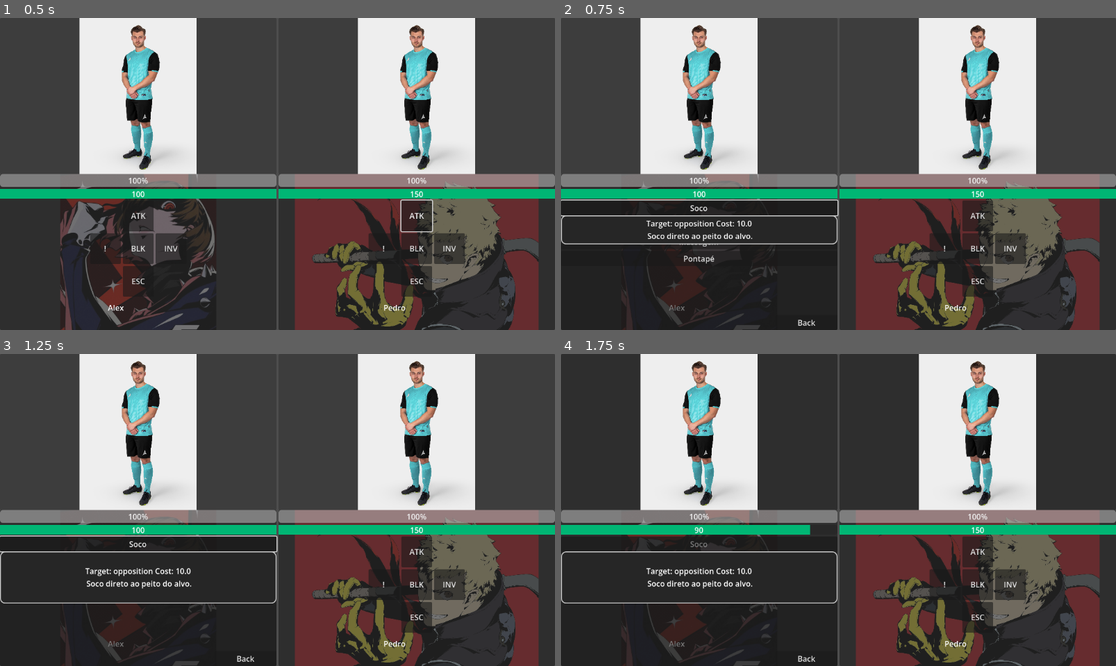
Above: before the commit, frames 1-4 (two rows, left to right).
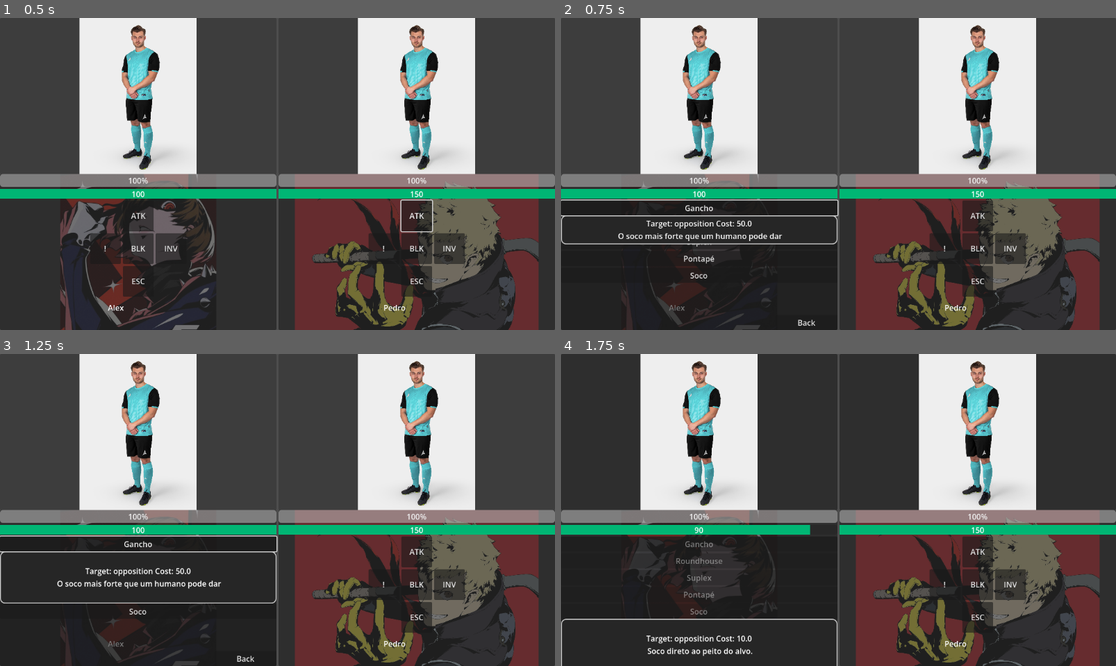
Above: after the commit, the same moments.

Repository: Dragvid/Derbi
Game: Godot game, scene res://GamePlayModules/Battle_screen/Battle_screen.tscn
Same seed, same stepped clock (60 frames per second), same inputs: the game is played once before the commit and once after it. This scene is started directly instead of the project's main scene.
Inputs:
- Up to frame 1 (0.5 s): no input
- Up to frame 2 (0.75 s): click "ATK" at 0.5 s
- Up to frame 3 (1.25 s): no input
- Up to frame 4 (1.75 s): click "Soco" at 1.25 s

Frame 1 is identical in both runs. In frame 2, 0.4% of the frame differs, in the area x 10-40%, y 59-84%; in frame 3, 0.5%; in frame 4, 1.9%, in the area x 0-50%, y 59-100%.

Commit message:
attack role validation

Diff:
--- a/GamePlayModules/Battle_screen/party_member_controls/party_member_controls.gd
+++ b/GamePlayModules/Battle_screen/party_member_controls/party_member_controls.gd
@@ -150,7 +150,8 @@
 		return
 	atk_list_node.get_parent().visible = true
 	option_keyboard.visible = false
-	atk_list_node.get_child(0).grab_focus()
+	if atk_list_node.get_child_count()>0:
+		atk_list_node.get_child(0).grab_focus()
 
 func _on_leave_atk_list_button_up() -> void:
 	battle_manager.clean_current_atk()
--- a/GamePlayModules/Battle_screen/scripts/battle_manager.gd
+++ b/GamePlayModules/Battle_screen/scripts/battle_manager.gd
@@ -1,193 +1,3 @@
-#extends Control
-#
-#@export var party_member_interface : PackedScene
-#@onready var enemies_box: HBoxContainer = $Enemies
-#
-#@onready var player_interface: HBoxContainer = $Player_interface
-#var party_info = AppInfo.party_info_json
-#var turn_player = true
-#var ally_pick:bool = false
-##attack processing
-#var current_attack : Dictionary = {
-	#"attacker"=null,
-	#"target"=null,
-	#"attack_name"=null
-#}
-#
-#var rng = RandomNumberGenerator.new()
-#
-#func _ready() -> void:
-	#load_party_members()
-	#load_enemies()
-#
-#func load_enemies(enemy_list=[]):
-	#if enemy_list.is_empty():#random encounter
-		#var enemy_roster = AppInfo.enemy_info_json.keys()
-		##random enemy number
-		#rng.randomize()
-		#var formation_size = rng.randi_range(1,4)
-		##pick formation
-		#for i in range(0, formation_size):
-			#var formation_unit = enemy_roster.pick_random()
-			##get the information and check if the scene is valid
-			#var unit_info = AppInfo.enemy_info_json[formation_unit]
-			##instance scene
-			#var unit_scene:Node = GeneralToolsStatic.instantiate_scene(unit_info.scene_path,enemies_box)
-			#unit_scene.button_up.connect(receive_current_attack_target_choice.bind(unit_scene))
-			#unit_scene.call_deferred("load_info",unit_info,self)
-	##else:#planned encounter
-		##pass
-#
-#func load_party_members():
-	#var cur_player_id = 1
-	#for member in AppInfo.party_members:
-		#if party_info.has(member):
-			#var member_data = party_info[member]
-			#var member_ui = GeneralToolsStatic.instantiate_scene(party_member_interface.resource_path,player_interface)
-			#member_ui.call_deferred("set_up_player", self, member_data, member,  cur_player_id)
-			#cur_player_id += 1
-#
-#func toggle_target_selection(target_is_oponent:bool=true, enter:bool=true):
-	#if current_attack.attack_name!=null:
-		#var atk_info = AppInfo.attack_info_json[current_attack.attack_name]
-		#match atk_info.target:
-			#"opposition":
-				#ally_pick = false
-				#target_is_oponent = true
-			#"ally":
-				#ally_pick = true
-				#target_is_oponent = false
-	#if target_is_oponent:
-		#for enemy in enemies_box.get_children():
-			#enemy.disabled = !enter
-	#else:
-		#for party_member in player_interface.get_children():
-			#party_member.pick_ally_mode(true)
-#
-#func check_turn_end():
-	#var turn_end = true
-	#var turn_group
-	#if turn_player:
-		#turn_group = get_active_party_members()
-	#else:
-		#turn_group = enemies_box.get_children()
-	#for member in turn_group:#check if it is the end of the turn
-		#if !member.state_current in [AppInfo.states.recovery,AppInfo.states.blocking]:
-			##print(member.name, " is blocking the turn change, it is in: ", member.state_current)
-			#turn_end = false
-	##print("turn_end: ",turn_end)
-	#if turn_end:
-		#change_turn()
-#func receive_current_attack(new_attacker,new_attack_name):
-	#current_attack.attacker = new_attacker
-	#current_attack.attack_name = new_attack_name
-#
-#func receive_current_attack_target_choice(target_unit):
-	## 1. Check if the dictionary is null or empty
-	#if current_attack == null or current_attack.is_empty():
-		##print("Warning: Attempted to set target, but current_attack is empty.")
-		#return # Stop the function here
-	## 2. Check for specific required keys to be safe
-	#if not current_attack.has("attacker") or not current_attack.has("attack_name"):
-		##print("Warning: current_attack is missing required keys.")
-		#return
-	## Proceed with logic safely
-	#current_attack.target = target_unit
-	#if current_attack.attacker != null and current_attack.attack_name != null:
-		#attack_process()
-	#if ally_pick:
-		#ally_pick = false
-		#for party_member in player_interface.get_children():
-			#party_member.pick_ally_mode(false)
-	#if turn_player:
-		#check_turn_end()
-##apply damage
-#func attack_process():
-	##get attack info
-	#var atk_info = AppInfo.attack_info_json[current_attack.attack_name]
-	##attack is possible
-	#if randi_range(0,100) < atk_info.hit_rate:
-		#var final_damage = atk_info.damage
-		#if randi_range(0,100) < atk_info.crit_rate:
-			#final_damage = final_damage * AppInfo.crit_multiplier
-		#current_attack.target.update_life(final_damage)
-	##else:
-		##print("Miss")
-	#if turn_player:
-		#current_attack.attacker.option_picked()
-	#clean_current_atk()
-#
-#func clean_current_atk():
-	#toggle_target_selection(true,false)
-	#current_attack.attacker = null
-	#current_attack.target = null
-	#current_attack.attack_name = null
-#
-#func change_turn():
-	#turn_player = !turn_player
-	#await get_tree().create_timer(1).timeout
-	#if !turn_player:
-		#enemy_turn()
-	#else:
-		#for party_member in player_interface.get_children():
-			#party_member.turn_reset()
-#
-#func enemy_turn():
-	#for enemy in enemies_box.get_children():
-		#enemy.state_current = AppInfo.states.idle
-	#for enemy in enemies_box.get_children():
-		#receive_current_attack(enemy,enemy.pick_attack())
-		#var valid_targets = get_active_party_members()
-		#receive_current_attack_target_choice(valid_targets.pick_random())
-		#await get_tree().create_timer(1).timeout
-	#change_turn()
-#
-#func get_active_party_members() -> Array:
-	#return player_interface.get_children().filter(
-		#func(member): return member.state_current != AppInfo.states.defeated
-	#)
-#
-#func is_action_pending() -> bool:
-	## If the dictionary is empty, there is definitely no action pending
-	#if current_attack.is_empty():
-		#return false
-	## We assume no action is pending until we find a non-null value
-	#for key in current_attack.keys():
-		#if current_attack[key] != null:
-			## We found data! That means an action is in progress.
-			##print("Pending action found in key: ", key)
-			#return true
-			#
-	#return false
-#
-#func run_away(escape_chance:float):
-	#if randf() < escape_chance:
-		##print("Run away.")
-		##escape to the combat to world scene
-		#call_deferred("Back_to_level")
-		#AppInfo.last_reason_to_return = AppInfo.reason_to_return.escape
-	#else:
-		#print("Escape failed.")
-#
-#func has_battle_ended():
-	##print("battle ended check")
-	#await get_tree().create_timer(1).timeout
-	#if enemies_box.get_children().size() == 0:
-		##print("Player wins")
-		##mantain the position
-		#AppInfo.Add_defeated_encounter()
-		#call_deferred("Back_to_level")
-		#AppInfo.last_reason_to_return = AppInfo.reason_to_return.win
-	#var active_party_members = get_active_party_members()
-	#if active_party_members.size()==0:
-		##print("Enemies won")
-		##clear the position
-		#call_deferred("Back_to_level")
-		#AppInfo.last_reason_to_return = AppInfo.reason_to_return.lose
-#
-#func Back_to_level():
-	#get_tree().change_scene_to_file(AppInfo.current_level)
-
 extends Control
 
 @export var party_member_interface : PackedScene
--- a/Ui/pause menu/party member costumization/scripts/party_customization_manager.gd
+++ b/Ui/pause menu/party member costumization/scripts/party_customization_manager.gd
@@ -69,5 +69,13 @@
 	Reload_module()
 
 func Equip_attack(target_attack):
+	var attack_info = AppInfo.attack_info_json[target_attack]
+	var character_info = AppInfo.party_info_json[chosen_character]
+
+	if attack_info.has("class"):
+		if attack_info["class"] != character_info["class"]:
+			#print(chosen_character, " can't equip ", target_attack, " (wrong class)")
+			return
+
 	AppInfo.Equip_attack(target_attack, chosen_character)
 	Reload_module()
--- a/resources/attack_list.json
+++ b/resources/attack_list.json
@@ -35,6 +35,7 @@
 		"target":"opposition",
 		"damage": -15,
 		"type":"grab",
+		"class":"tanque",
 		"cost":60,
 		"hit_rate": 100,
 		"crit_rate": 30,
@@ -49,13 +50,14 @@
 		"target":"opposition",
 		"damage": -15,
 		"type":"strike",
+		"class":"tanque",
 		"cost":50,
 		"hit_rate": 85,
 		"crit_rate": 30,
 		"price": 30,
 		"shop":["test"]
 	},
-	"gancho": {
+	"Gancho": {
 		"name": "Gancho",
 		"image_path": "",
 		"level_requirement": 4,
@@ -63,6 +65,7 @@
 		"target":"opposition",
 		"damage": -10,
 		"type":"strike",
+		"class":"tanque",
 		"cost":50,
 		"hit_rate": 65,
 		"crit_rate": 10,
@@ -77,6 +80,7 @@
 		"target":"ally",
 		"damage": 25,
 		"type":"Curar",
+		"class":"médico",
 		"cost":25,
 		"hit_rate": 100,
 		"crit_rate": 0,
--- a/resources/party_info.json
+++ b/resources/party_info.json
@@ -1,12 +1,13 @@
 {
 	"Alex": {
 		"attacks": [
-			"Soco",
 			"Gancho",
 			"Roundhouse",
-			"Massagem"
+			"Suplex",
+			"Pontapé"
 		],
 		"block_dmg_resistance": 0.5,
+		"class": "tanque",
 		"portrait_path": "res://Assets/partyMembers/9a9fc7af914fdca5831900671774cb09.jpg",
 		"stamina_recovery": 20.0,
 		"total_life": 150.0,
@@ -14,11 +15,12 @@
 	},
 	"Pedro": {
 		"attacks": [
-			"Soco",
-			"Suplex",
-			"Massagem"
+			"Massagem",
+			"Pontapé",
+			"Soco"
 		],
 		"block_dmg_resistance": 0.5,
+		"class": "médico",
 		"portrait_path": "res://Assets/partyMembers/Ryuji_Persona-5_Atlus_1920.webp",
 		"stamina_recovery": 20.0,
 		"total_life": 70.0,
